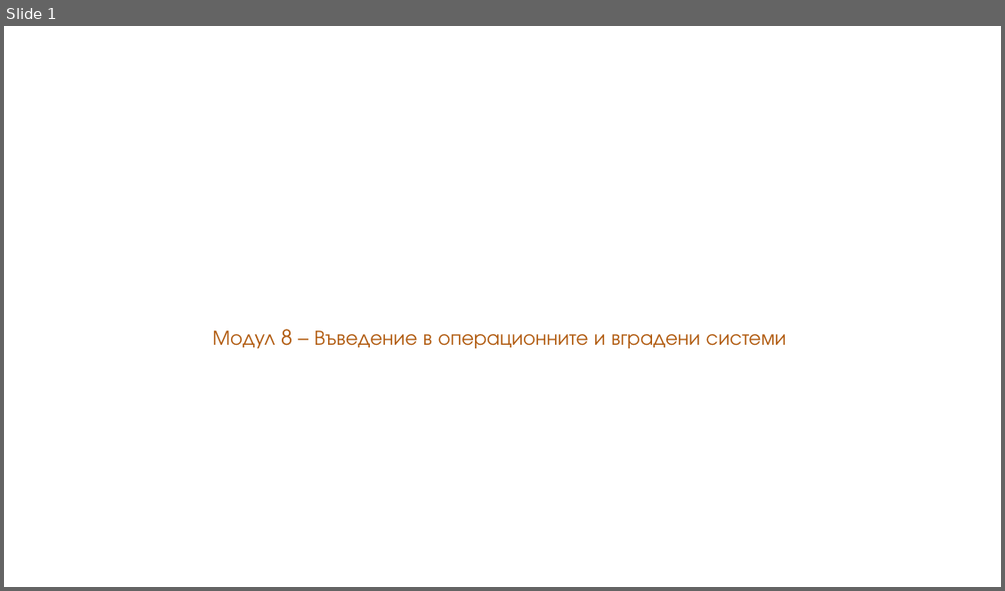
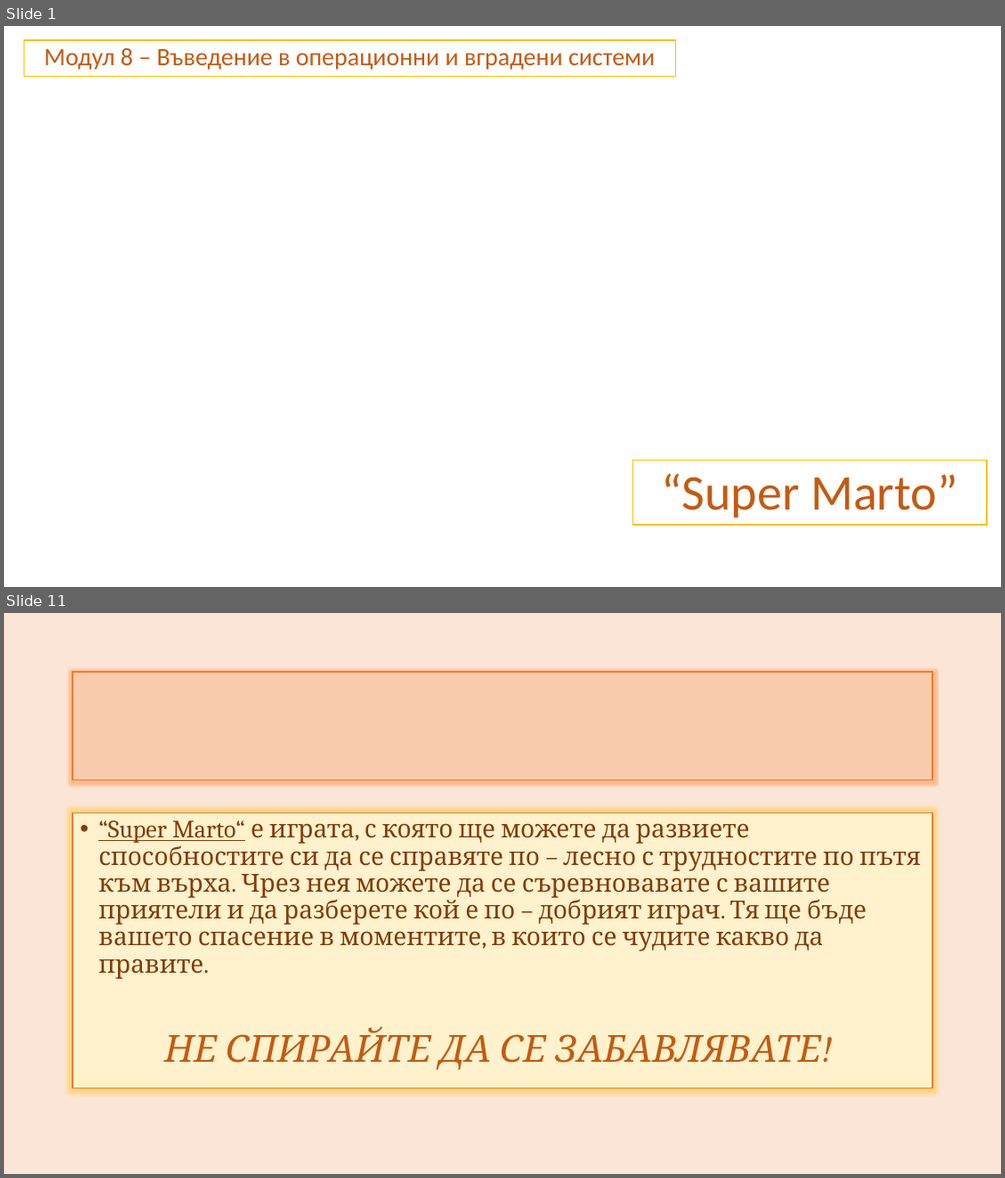
Before and after one commit to HristiyanIliev06/Super_Marto, a slide deck: Презентация - 8.pptx. Shown one above the other, each under a label of ours: slide 1 before the commit, slides 1 and 11 after it; the slides between them are not shown. The pictures are 1005x591 and 1005x1178 pixels, drawn with LibreOffice and Linux fonts; fonts in the diff are those of the drawing; background and template pictures are left out. Boxes give left, top, right and bottom in pixels: in the first picture for what was removed or moved away, otherwise in the second. Text is boxed around its words. In the diff, an @@ line names an element or a change of style, - is before the commit and + after.

```diff
--- a/Презентация - 8.pptx
+++ b/Презентация - 8.pptx
@@ slide 11 added at [4,613,1001,1174], background #FBE5D6 @@
@@ title added at [73,672,933,779], fill #F8CBAD, outline #ED7D31 1 pt @@
@@ text added at [73,812,933,1088], fill #FFF2CC, outline #ED7D31 1 pt, 24 pt, text #843C0B @@
+• “Super Marto“ е играта, с която ще можете да развиете способностите си да се справяте по – лесно с трудностите по пътя към върха. Чрез нея можете да се съревновавате с вашите приятели и да разберете кой е по – добрият играч. Тя ще бъде вашето спасение в моментите, в които се чудите какво да правите.
+НЕ СПИРАЙТЕ ДА СЕ ЗАБАВЛЯВАТЕ!
@@ slide 1 changed as well @@
@@ subtitle "Модул 8 – Въведение в ...": place and size @@
-subtitle "Модул 8 – Въведение в ..." at [212,329,786,348]
+subtitle "Модул 8 – Въведение в ..." at [24,40,676,77]
@@ subtitle "Модул 8 – Въведение в ..." at [24,40,676,77]: fill none to #FFFFFF; outline none to #FFC000 1 pt @@
@@ subtitle at [44,48,655,70]: text changed; size 20 to 24 pt; font TeX Gyre Adventor to Calibri; text colour #B0590E to #C55A11 @@
-Модул 8 – Въведение в операционните и вградени системи
+Модул 8 – Въведение в операционни и вградени системи
@@ title added at [633,459,987,524], fill #FFFFFF, outline #FFC000 1 pt, 48 pt, text #C55A11 @@
+“Super Marto”
```
Also in this commit, not shown: 10 other slides added, 1 other file.
